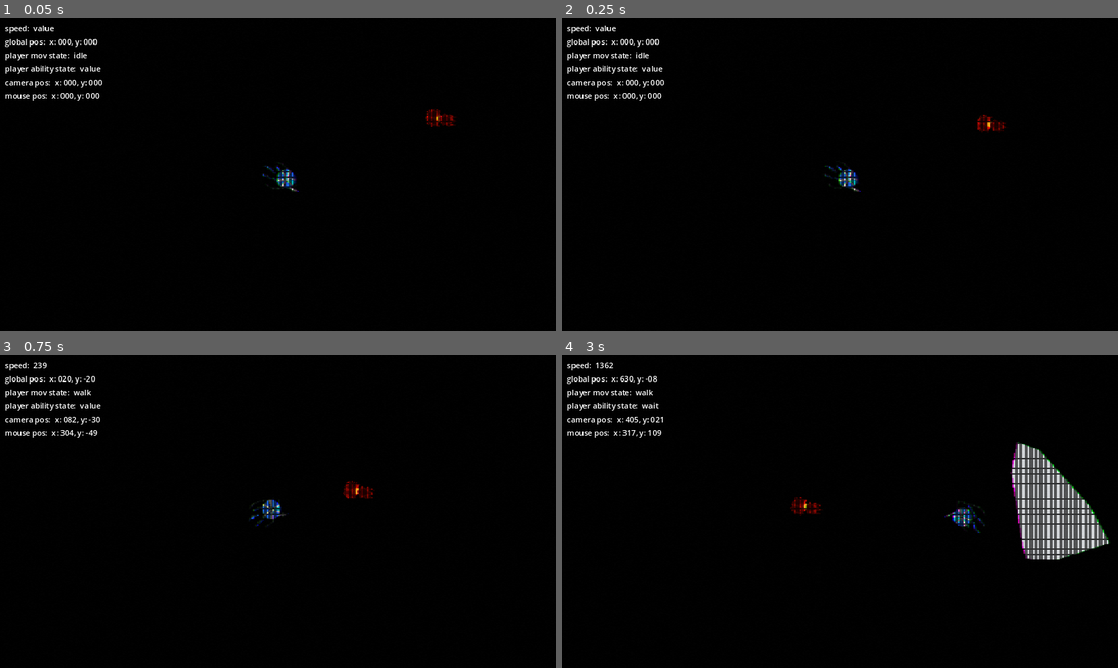
Above: before the commit, frames 1-4 (two rows, left to right).
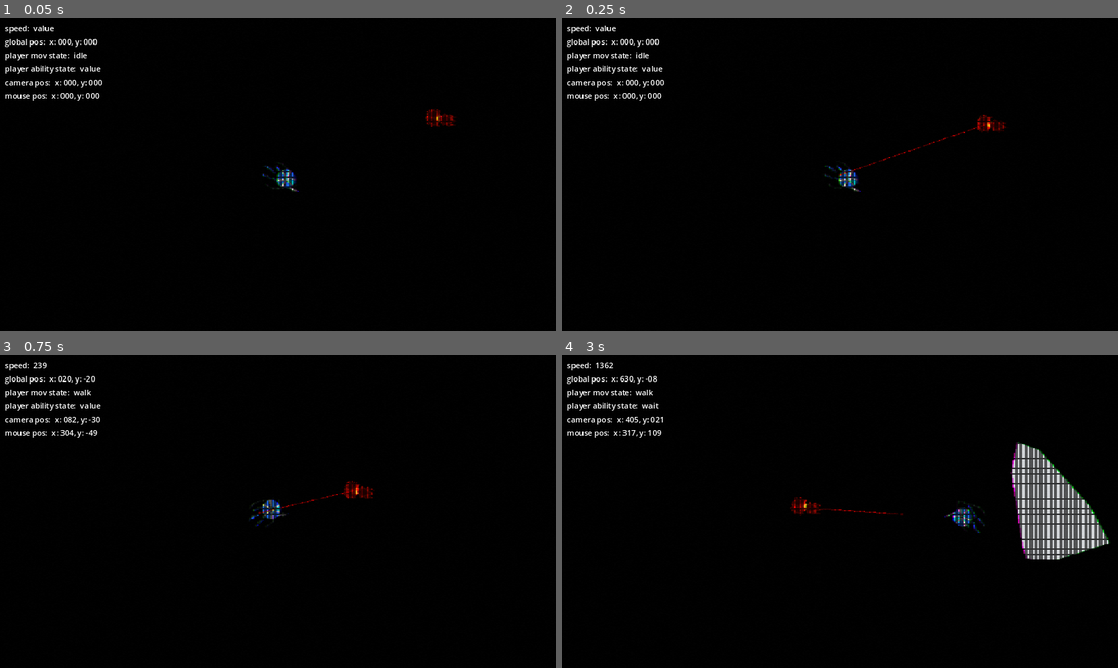
Above: after the commit, the same moments.

Repository: JJPSeno/project-q
Game: Godot game, scene res://World/world.tscn
The game is run twice, just before and just after one commit, with the same random seed, the same clock (stepped at 60 frames per second) and the same inputs.
Inputs (mouse positions are in pixels of both pictures, inside the frame that each line leads up to):
- Up to frame 1 (0.05 s): no input
- Up to frame 2 (0.25 s): no input
- Up to frame 3 (0.75 s): move the mouse to (400, 495) at 0.52 s; hold D (right) from 0.53 s (still down); hold W (base_movement) from 0.53 s (still down)
- Up to frame 4 (3 s): move the mouse to (728, 527) at 1.27 s; release D (right) at 1.28 s; release W (base_movement) at 1.28 s; hold S (down) 1.28-2.03 s; tap Shift (run) at 1.35 s; move the mouse to (895, 442) at 2.02 s; hold Right mouse button (secondary) 2.03-2.78 s; hold D (right) from 2.03 s (still down); move the mouse to (812, 574) at 2.77 s; tap Space (special) at 2.85 s

Frame 1 is identical in both runs. In frame 2, 0.1% of the frame differs, in the area x 49-78%, y 33-51%; in frame 3, less than 0.1%; in frame 4, less than 0.1%.

Commit message:
Update avoidance

Diff:
--- a/Enemy/Ant/ant.tscn
+++ b/Enemy/Ant/ant.tscn
@@ -169,6 +169,7 @@
 
 [node name="NavigationAgent2D" type="NavigationAgent2D" parent="Navigation"]
 avoidance_enabled = true
+debug_enabled = true
 
 [node name="RecalculationTimer" type="Timer" parent="Navigation"]
 wait_time = 0.1
--- a/World/NavArea/nav_area.tscn
+++ b/World/NavArea/nav_area.tscn
@@ -3,8 +3,6 @@
 [ext_resource type="Texture2D" uid="uid://bcswregiew64q" path="res://Assets/Placeholder_Textures/Dark/texture_08.png" id="1_aqk0a"]
 
 [sub_resource type="NavigationPolygon" id="NavigationPolygon_drrhe"]
-vertices = PackedVector2Array(129, 129.07, -130.031, 130.922, -130.961, -130, 129, -130)
-polygons = Array[PackedInt32Array]([PackedInt32Array(0, 1, 2, 3)])
 outlines = Array[PackedVector2Array]([PackedVector2Array(-141, -140, 139, -140, 139, 139, -140, 141)])
 
 [node name="NavArea" type="Node2D"]
--- /dev/null
+++ b/World/SimpleNavWithObstacles/simple_nav_with_obstacles.tscn
@@ -0,0 +1,22 @@
+[gd_scene load_steps=3 format=3 uid="uid://r78b6k2y2e74"]
+
+[ext_resource type="PackedScene" uid="uid://77om2ux5nt02" path="res://World/Obstacles/obstacles.tscn" id="1_r0w8q"]
+
+[sub_resource type="NavigationPolygon" id="NavigationPolygon_yjm43"]
+vertices = PackedVector2Array(2791.12, -1047.71, 2835.85, 2156.01, -2619.14, 2161.98, -2323.84, -1433.28)
+polygons = Array[PackedInt32Array]([PackedInt32Array(0, 1, 2, 3)])
+outlines = Array[PackedVector2Array]([PackedVector2Array(-2333, -1444, -2630, 2172, 2846, 2166, 2801, -1057)])
+
+[node name="SimpleNavWithObstacles" type="Node2D"]
+
+[node name="NavigationRegion2D" type="NavigationRegion2D" parent="."]
+navigation_polygon = SubResource("NavigationPolygon_yjm43")
+
+[node name="Obstacles" parent="." instance=ExtResource("1_r0w8q")]
+position = Vector2(-510, -756)
+
+[node name="Obstacles2" parent="." instance=ExtResource("1_r0w8q")]
+position = Vector2(-1124, 1440)
+
+[node name="Obstacles3" parent="." instance=ExtResource("1_r0w8q")]
+position = Vector2(2084, 480)
--- a/World/obstacles/obstacles.gd
+++ b/World/obstacles/obstacles.gd
@@ -1,7 +1,9 @@
 extends StaticBody2D
+#https://www.youtube.com/watch?v=yT22SXYpoYM
 
 const TEXTURE = preload("res://Assets/Placeholder_Textures/Light/texture_09.png")
 const OBSTACLE_MAT = preload("res://World/Obstacles/obstacle_mat.tres")
+@export var isGenerating := true
 @export var MIN_POINTS := 3
 @export var MAX_POINTS := 6
 @export var DIMENSION_SIZE := 200.0
@@ -11,23 +13,25 @@
 
 # Called when the node enters the scene tree for the first time.
 func _ready() -> void:
-	var polygon_node = Polygon2D.new()
-	var points_number = randi_range(MIN_POINTS, MAX_POINTS)
-	var vector_points_arr : Array[Vector2]
-	for point in points_number:
-		var vector_point = Vector2(randf_range(-DIMENSION_SIZE,DIMENSION_SIZE),randf_range(-DIMENSION_SIZE,DIMENSION_SIZE))
-		vector_points_arr.append(vector_point)
-	vector_points_arr.sort_custom(sort_clockwise)
-	var convex = ConvexPolygonShape2D.new()
-	convex.set_point_cloud(PackedVector2Array(vector_points_arr))
-	polygon_node.polygon = convex.points
-	polygon_node.texture = TEXTURE
-	polygon_node.texture_offset = Vector2(randi_range(-TEXTURE_OFFSET,TEXTURE_OFFSET),randi_range(-TEXTURE_OFFSET,TEXTURE_OFFSET))
-	polygon_node.texture_repeat = CanvasItem.TEXTURE_REPEAT_ENABLED
-	polygon_node.material = OBSTACLE_MAT
-	add_child(polygon_node)
-	collision_polygon_2d.polygon = polygon_node.polygon
-	navigation_obstacle_2d.vertices = polygon_node.polygon
+	if isGenerating:
+		var polygon_node = Polygon2D.new()
+		var points_number = randi_range(MIN_POINTS, MAX_POINTS)
+		var vector_points_arr : Array[Vector2]
+		for point in points_number:
+			var vector_point = Vector2(randf_range(-DIMENSION_SIZE,DIMENSION_SIZE),randf_range(-DIMENSION_SIZE,DIMENSION_SIZE))
+			vector_points_arr.append(vector_point)
+		vector_points_arr.sort_custom(sort_clockwise)
+		var convex = ConvexPolygonShape2D.new()
+		convex.set_point_cloud(PackedVector2Array(vector_points_arr))
+		polygon_node.polygon = convex.points
+		polygon_node.texture = TEXTURE
+		polygon_node.texture_offset = Vector2(randi_range(-TEXTURE_OFFSET,TEXTURE_OFFSET),randi_range(-TEXTURE_OFFSET,TEXTURE_OFFSET))
+		polygon_node.texture_repeat = CanvasItem.TEXTURE_REPEAT_ENABLED
+		polygon_node.material = OBSTACLE_MAT
+		add_child(polygon_node)
+		collision_polygon_2d.polygon = polygon_node.polygon
+		navigation_obstacle_2d.vertices = polygon_node.polygon
 
 func sort_clockwise(a, b):
-	return a.angle() < b.angle()
+	if isGenerating:
+		return a.angle() < b.angle()
--- a/World/obstacles/obstacles.tscn
+++ b/World/obstacles/obstacles.tscn
@@ -6,12 +6,18 @@
 collision_layer = 4
 collision_mask = 10
 script = ExtResource("1_paaf0")
+isGenerating = false
 MIN_POINTS = 12
 MAX_POINTS = 16
 DIMENSION_SIZE = 150.0
 
 [node name="CollisionPolygon2D" type="CollisionPolygon2D" parent="."]
+polygon = PackedVector2Array(-100, 100, -100, -100, 100, -100, 100, 100)
 
 [node name="Marker2D" type="Marker2D" parent="."]
 
 [node name="NavigationObstacle2D" type="NavigationObstacle2D" parent="."]
+radius = 200.0
+vertices = PackedVector2Array(-100, 100, -100, -100, 100, -100, 100, 100)
+affect_navigation_mesh = true
+carve_navigation_mesh = true
